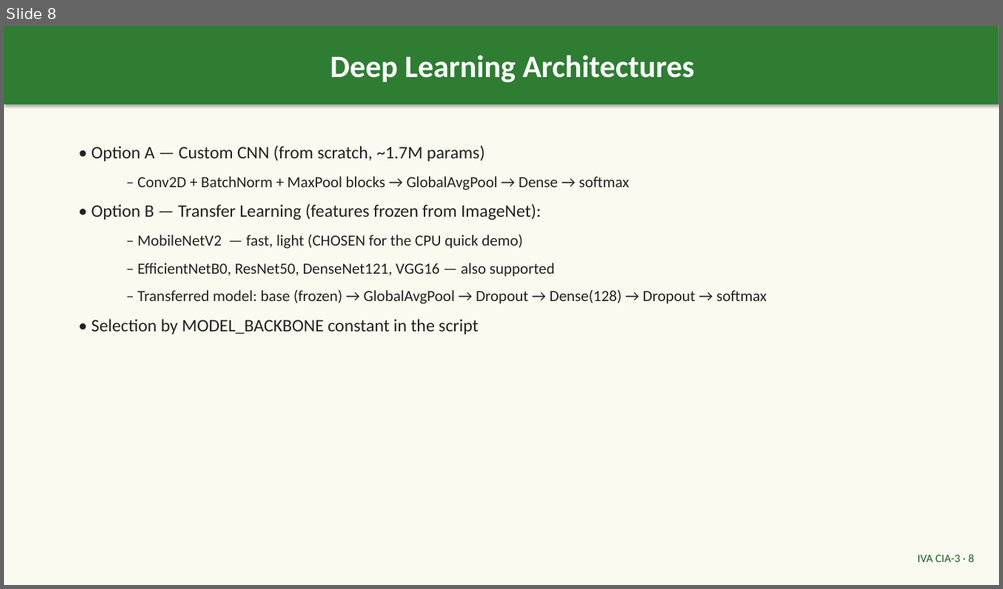
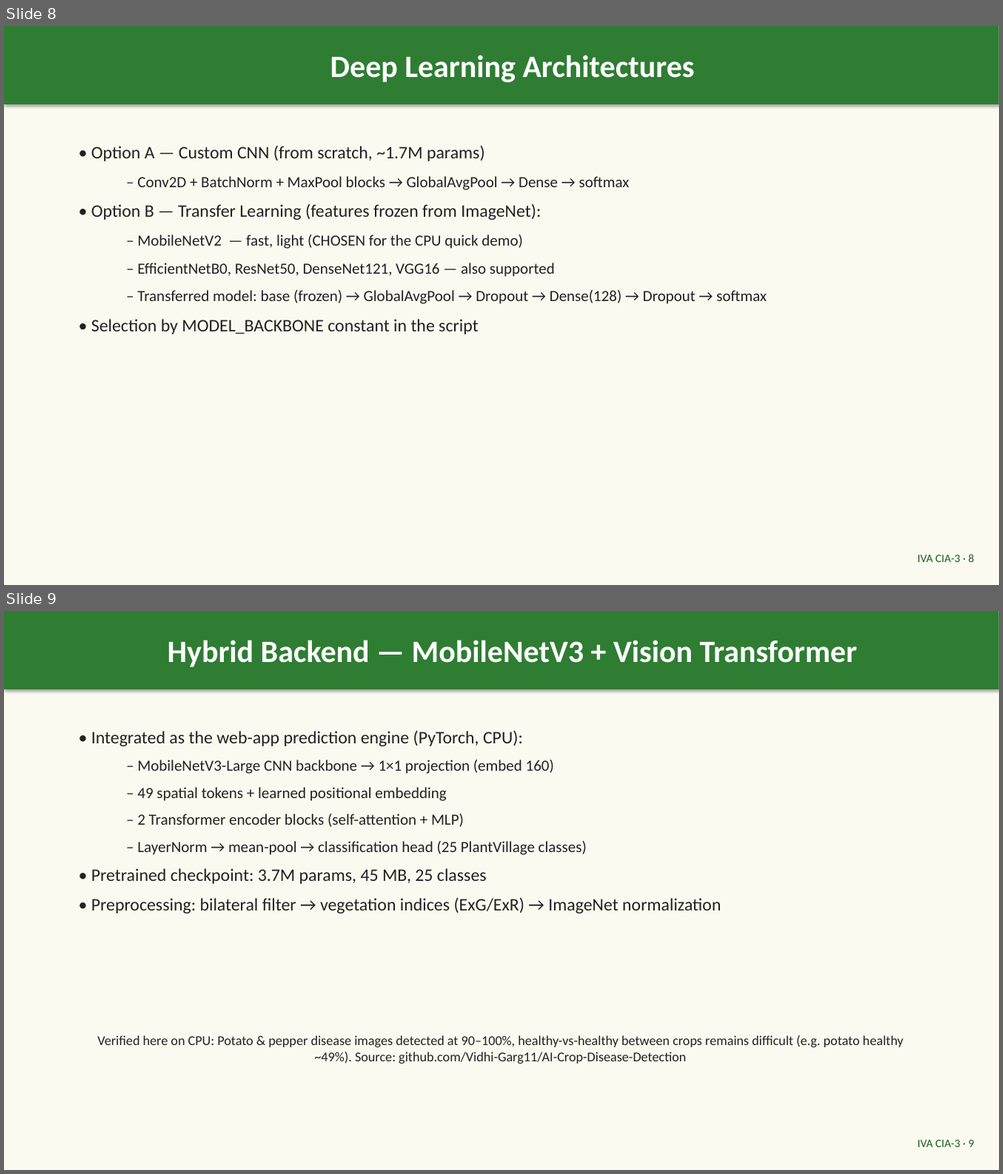
Before and after one commit to PG-Sravani/plant-leaf-disease-detection, a slide deck: Plant_Leaf_Disease_Detection_IVACIA3.pptx. Shown one above the other, each under a label of ours: slide 8 before the commit, slides 8 and 9 after it. The pictures are 1003x589 and 1003x1174 pixels, drawn with LibreOffice and Linux fonts; fonts in the diff are those of the drawing. Boxes give left, top, right and bottom in pixels: in the first picture for what was removed or moved away, otherwise in the second. Text is boxed around its words. In the diff, an @@ line names an element or a change of style, - is before the commit and + after.

Commit message:
Add hybrid MobileNetV3+ViT backend from AI-Crop-Disease-Detection for the web demo
run_demo_hybrid.py + hybrid/hybrid_backend.py serve predictions from a pretrained 25-class PyTorch checkpoint (bilateral filter + vegetation indices preprocessing). Verified live via Gradio API on this machine (Potato/pepper disease ~91-100%). requirements.txt extended; PPT gains a hybrid-backend slide (now 22 slides); README documents Option D. Retrieved checkpoint + test image from github.com/Vidhi-Garg11/AI-Crop-Disease-Detection.

```diff
--- a/Plant_Leaf_Disease_Detection_IVACIA3.pptx
+++ b/Plant_Leaf_Disease_Detection_IVACIA3.pptx
@@ slide 9 added at [4,611,999,1170], background #FBFAF0 @@
@@ rectangle added at [4,611,999,689], fill #2E7D32, 30 pt, text #FFFFFF, bold @@
+Hybrid Backend — MobileNetV3 + Vision Transformer
@@ text added at [91,730,720,914], 15 pt, text #212121 @@
+• Integrated as the web-app prediction engine (PyTorch, CPU):
+  – MobileNetV3-Large CNN backbone → 1×1 projection (embed 160)
+  – 49 spatial tokens + learned positional embedding
+  – 2 Transformer encoder blocks (self-attention + MLP)
+  – LayerNorm → mean-pool → classification head (25 PlantVillage classes)
+• Pretrained checkpoint: 3.7M params, 45 MB, 25 classes
+• Preprocessing: bilateral filter → vegetation indices (ExG/ExR) → ImageNet normalization
@@ text added at [97,1036,903,1064], 13 pt, text #212121 @@
+Verified here on CPU: Potato & pepper disease images detected at 90–100%, healthy-vs-healthy between crops remains difficult (e.g. potato healthy ~49%). Source: github.com/Vidhi-Garg11/AI-Crop-Disease-Detection
@@ text added at [917,1140,974,1147], 11 pt, text #1B5E20 @@
+IVA CIA-3 · 9
```
Also in this commit, not shown: 12 slides changed, 9 other files.
